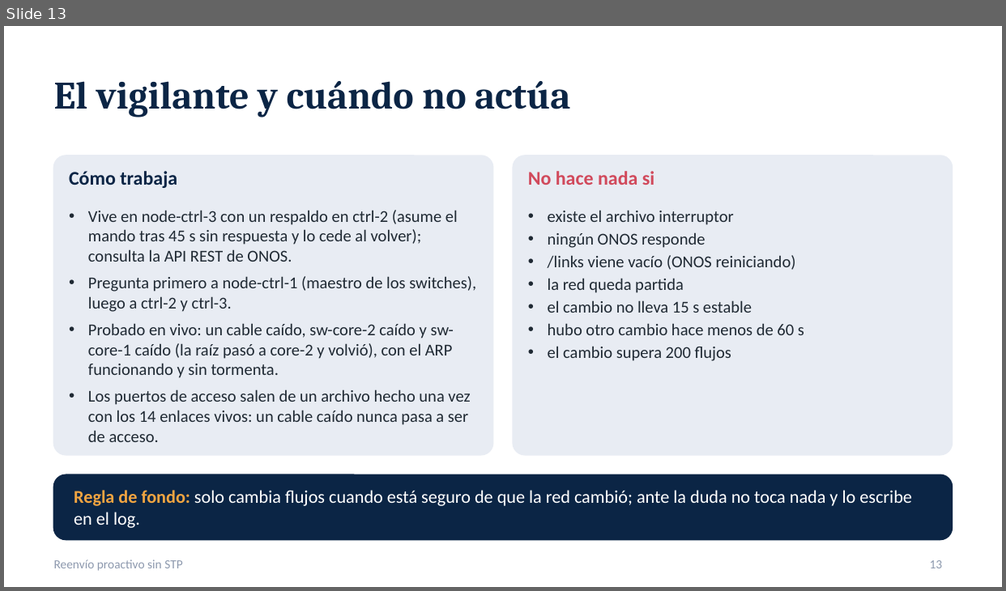
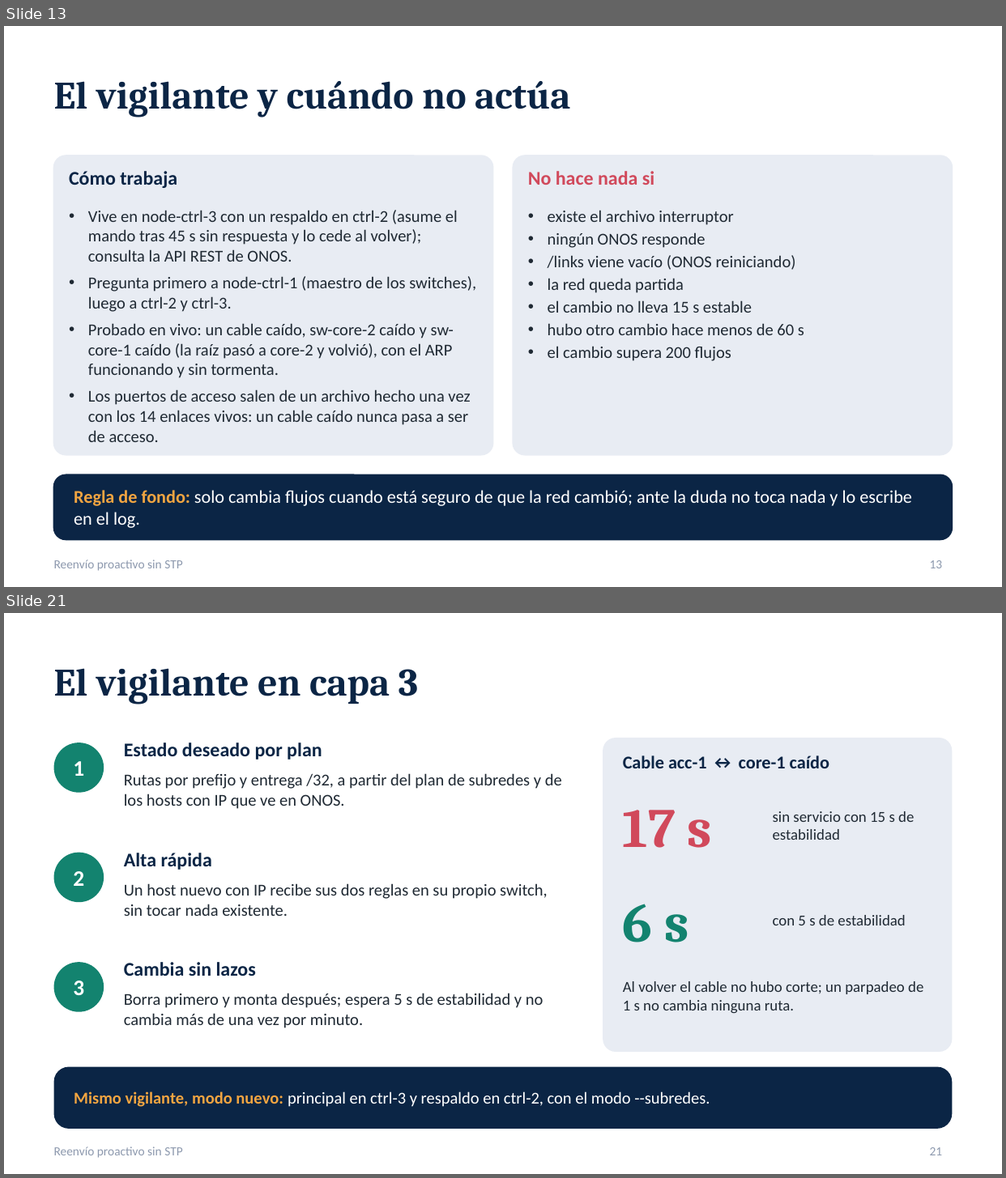
Before and after one commit to SergioAnderson123/proyecto-sdn, a slide deck: docs/Reenvio_proactivo_sin_STP.pptx. Shown one above the other, each under a label of ours: slide 13 before the commit, slides 13 and 21 after it; the slides between them are not shown. The pictures are 1006x591 and 1006x1178 pixels, drawn with LibreOffice and Linux fonts; fonts in the diff are those of the drawing. Boxes give left, top, right and bottom in pixels: in the first picture for what was removed or moved away, otherwise in the second. Text is boxed around its words. In the diff, an @@ line names an element or a change of style, - is before the commit and + after.

Commit message:
presentacion: capa 3 por subredes (motivo: escalabilidad, frente a los intents, flujos de la tabla 60, apps Gateway ARP y DHCP por subred, vigilante en capa 3 y resultados en vivo); portada, comparacion con intents y cierre actualizados

```diff
--- a/docs/Reenvio_proactivo_sin_STP.pptx
+++ b/docs/Reenvio_proactivo_sin_STP.pptx
@@ slide 21 added at (4, 613, 1002, 1174), background #FFFFFF; not listed: 1 template element that a slide beside it also shows @@
@@ title added at (54, 668, 418, 705), 28 pt, text #0B2545, bold @@
+El vigilante en capa 3
@@ ellipse added at (54, 743, 104, 793), fill #13836F, 16 pt, text #FFFFFF, bold @@
+1
@@ text added at (124, 743, 322, 760), 14 pt, text #0B2545, bold @@
+Estado deseado por plan
@@ rounded rectangle added at (603, 738, 952, 1052), fill #E8ECF3 @@
@@ text added at (623, 756, 829, 769), 13 pt, text #0B2545, bold @@
+Cable acc-1 ↔ core-1 caído
@@ text added at (124, 773, 562, 809), 12 pt, text #1F2933 @@
+Rutas por prefijo y entrega /32, a partir del plan de subredes y de los hosts con IP que ve en ONOS.
@@ text added at (623, 810, 712, 848), 40 pt, text #D1495B, bold @@
+17 s
@@ text added at (773, 811, 914, 840), 11 pt, text #1F2933 @@
+sin servicio con 15 s de estabilidad
@@ ellipse added at (54, 853, 104, 902), fill #13836F, 16 pt, text #FFFFFF, bold @@
+2
@@ text added at (124, 853, 212, 870), 14 pt, text #0B2545, bold @@
+Alta rápida
@@ text added at (124, 884, 547, 916), 12 pt, text #1F2933 @@
+Un host nuevo con IP recibe sus dos reglas en su propio switch, sin tocar nada existente.
@@ text added at (623, 904, 689, 943), 40 pt, text #13836F, bold @@
+6 s
@@ text added at (773, 915, 905, 926), 11 pt, text #1F2933 @@
+con 5 s de estabilidad
@@ ellipse added at (54, 962, 104, 1012), fill #13836F, 16 pt, text #FFFFFF, bold @@
+3
@@ text added at (124, 962, 256, 976), 14 pt, text #0B2545, bold @@
+Cambia sin lazos
@@ text added at (124, 993, 543, 1029), 12 pt, text #1F2933 @@
+Borra primero y monta después; espera 5 s de estabilidad y no cambia más de una vez por minuto.
@@ text added at (623, 982, 923, 1013), 11 pt, text #1F2933 @@
+Al volver el cable no hubo corte; un parpadeo de 1 s no cambia ninguna ruta.
@@ rounded rectangle added at (54, 1067, 952, 1129), fill #0B2545 @@
@@ text added at (74, 1092, 710, 1107), 12 pt, text #FFFFFF @@
+Mismo vigilante, modo nuevo: principal en ctrl-3 y respaldo en ctrl-2, con el modo --subredes.
@@ page number added at (930, 1148, 943, 1156), 9 pt, text #8D99AE @@
+21
```
Also in this commit, not shown: 3 slides changed, 7 other slides added.
